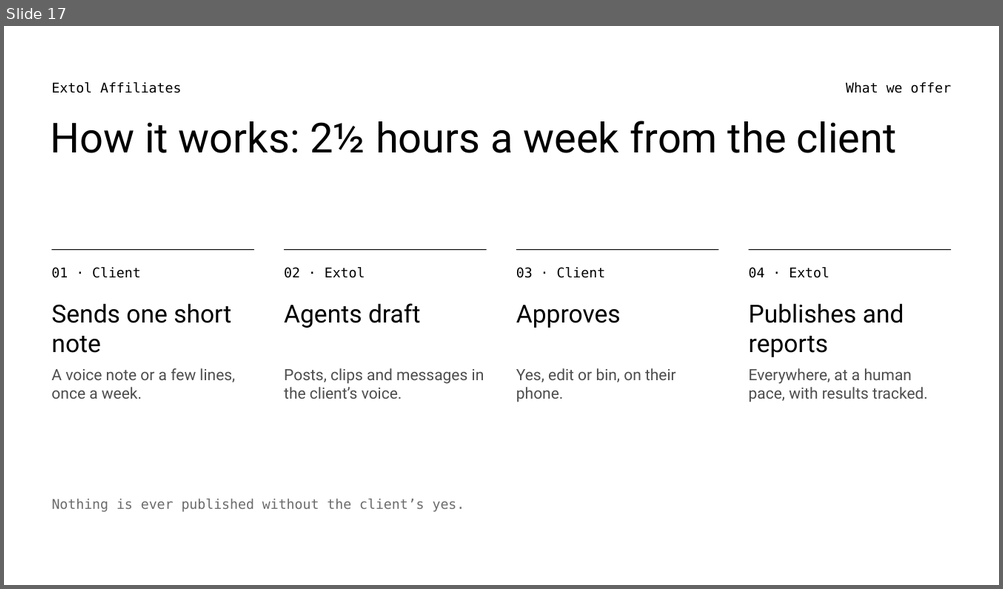
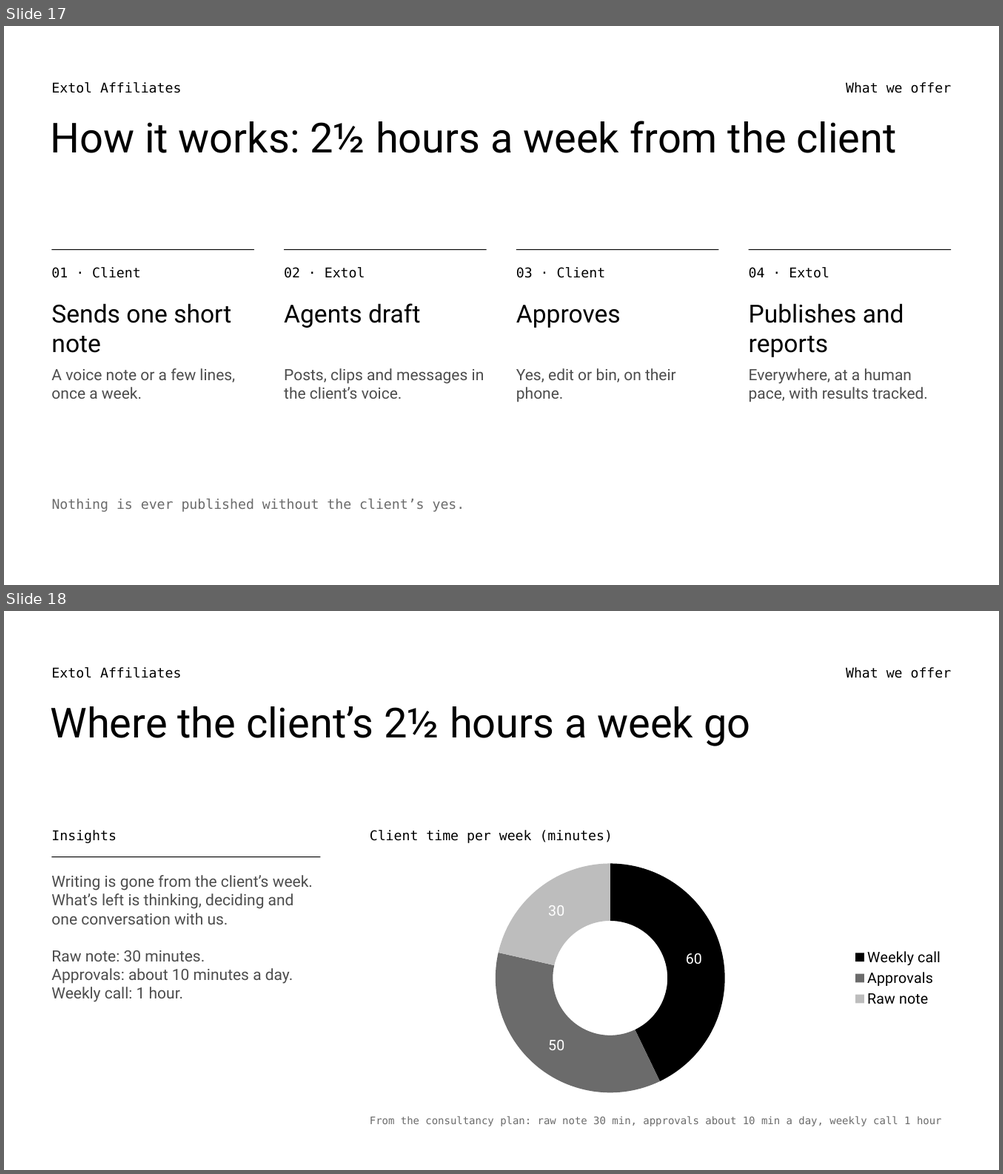
Before and after one commit to extolaffiliates/sales, a slide deck: decks/david-samuel/Extol-x-David-Samuel-Pitch-Style.pptx. Shown one above the other, each under a label of ours: slide 17 before the commit, slides 17 and 18 after it. The pictures are 1003x589 and 1003x1174 pixels, drawn with LibreOffice and Linux fonts; fonts in the diff are those of the drawing. Boxes give left, top, right and bottom in pixels: in the first picture for what was removed or moved away, otherwise in the second. Text is boxed around its words. In the diff, an @@ line names an element or a change of style, - is before the commit and + after.

```diff
--- a/decks/david-samuel/Extol-x-David-Samuel-Pitch-Style.pptx
+++ b/decks/david-samuel/Extol-x-David-Samuel-Pitch-Style.pptx
@@ slide 18 added at [4,611,999,1170], background #FFFFFF @@
@@ text added at [51,667,181,678], 13 pt, text #000000 @@
+Extol Affiliates
@@ text added at [845,667,951,678], 13 pt, text #000000 @@
+What we offer
@@ text added at [51,706,750,746], 40 pt, text #000000 @@
+Where the client’s 2½ hours a week go
@@ text added at [51,830,116,843], 13 pt, text #000000 @@
+Insights
@@ text added at [370,830,612,843], 13 pt, text #000000 @@
+Client time per week (minutes)
@@ doughnut chart added at [370,854,951,1103] @@
+categories: Weekly call, Approvals, Raw note
+Series 1: 60, 50, 30
@@ text added at [51,875,313,1002], 15 pt, text #4D4D4D @@
+Writing is gone from the client’s week. What’s left is thinking, deciding and one conversation with us.
+Raw note: 30 minutes.
+Approvals: about 10 minutes a day.
+Weekly call: 1 hour.
@@ line added from (52, 857) to (320, 857), #000000 0.75 pt @@
@@ text added at [370,1116,942,1127], 10 pt, text #6B6B6B @@
+From the consultancy plan: raw note 30 min, approvals about 10 min a day, weekly call 1 hour
```
Also in this commit, not shown: 4 slides changed, 1 other slide added, 2 other files.
